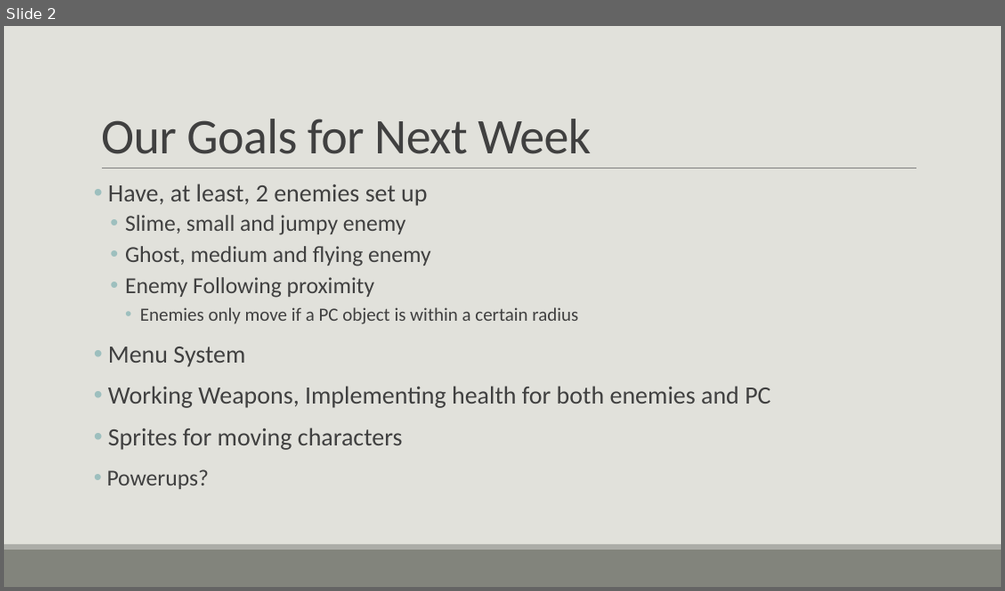
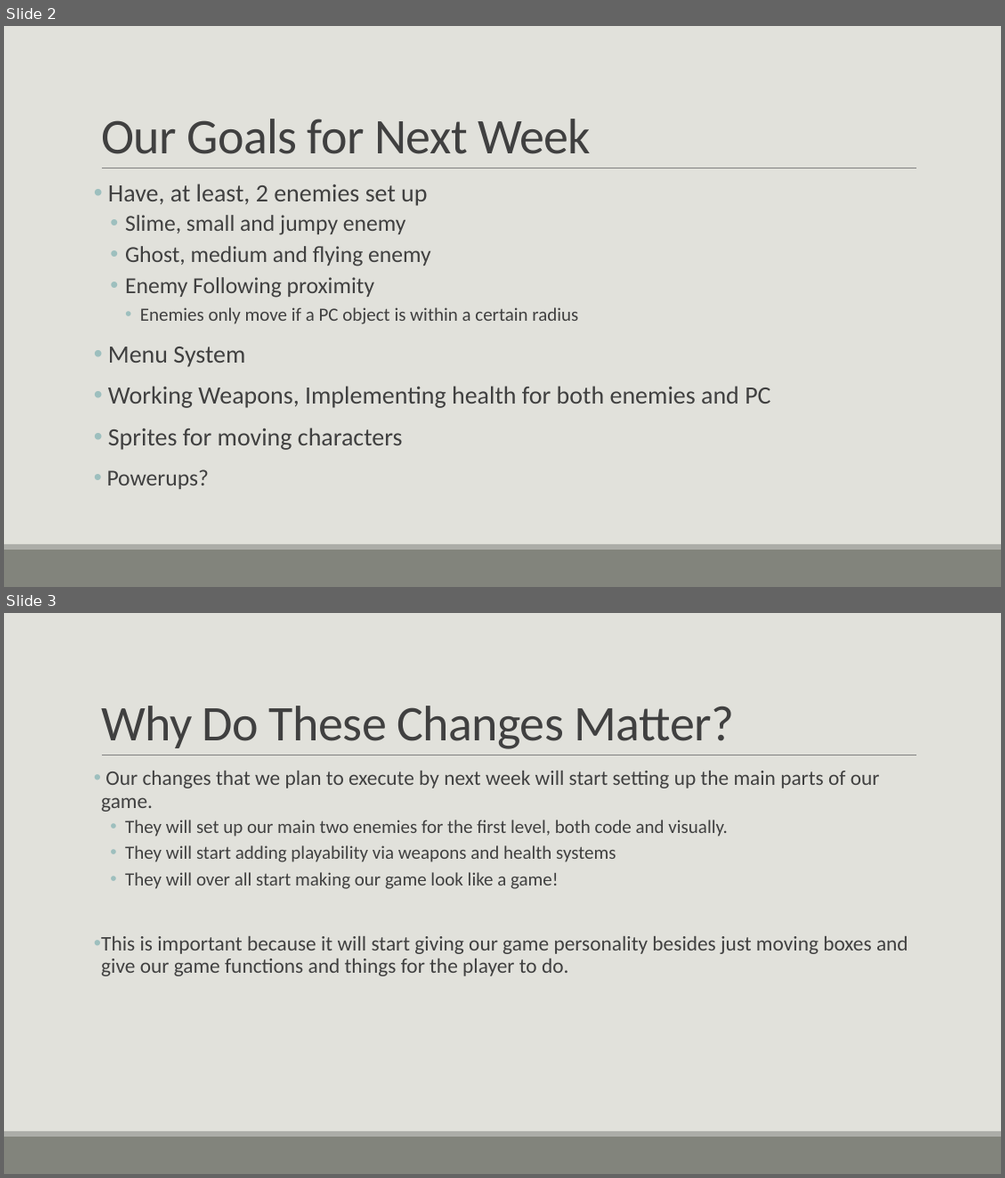
Before and after one commit to qtAlex6986/gdd1100-group-project, a slide deck: Proposal 2.pptx. Shown one above the other, each under a label of ours: slide 2 before the commit, slides 2 and 3 after it. The pictures are 1005x591 and 1005x1178 pixels, drawn with LibreOffice and Linux fonts; fonts in the diff are those of the drawing. Boxes give left, top, right and bottom in pixels: in the first picture for what was removed or moved away, otherwise in the second. Text is boxed around its words. In the diff, an @@ line names an element or a change of style, - is before the commit and + after.

```diff
--- a/Proposal 2.pptx
+++ b/Proposal 2.pptx
@@ slide 3 added at bbox=[4, 613, 1001, 1174], background #E1E1DB; not listed: 3 template elements that a slide beside it also shows @@
@@ title added at bbox=[101, 706, 734, 749], 48 pt, text #404040 @@
+Why Do These Changes Matter?
@@ text added at bbox=[101, 771, 908, 976], 20 pt, text #404040 @@
+• Our changes that we plan to execute by next week will start setting up the main parts of our game.
+  • They will set up our main two enemies for the first level, both code and visually.
+  • They will start adding playability via weapons and health systems
+  • They will over all start making our game look like a game!
+• This is important because it will start giving our game personality besides just moving boxes and give our game functions and things for the player to do.
```
Also in this commit, not shown: 1 other slide added, 1 slide removed.
